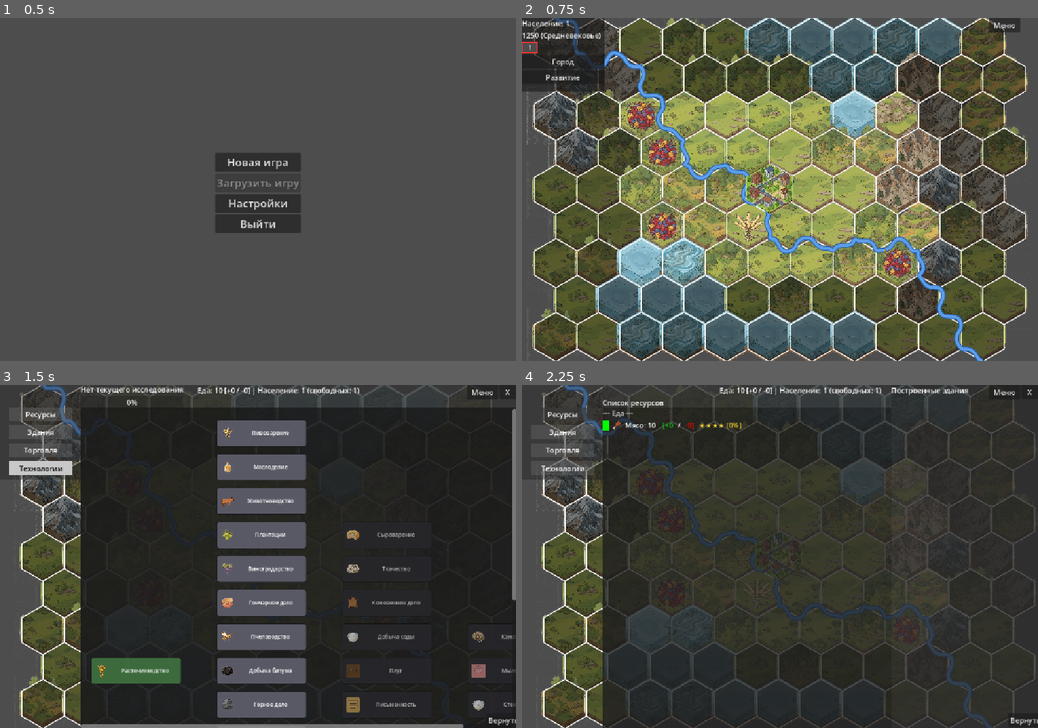
Above: before the commit, frames 1-4 (two rows, left to right).
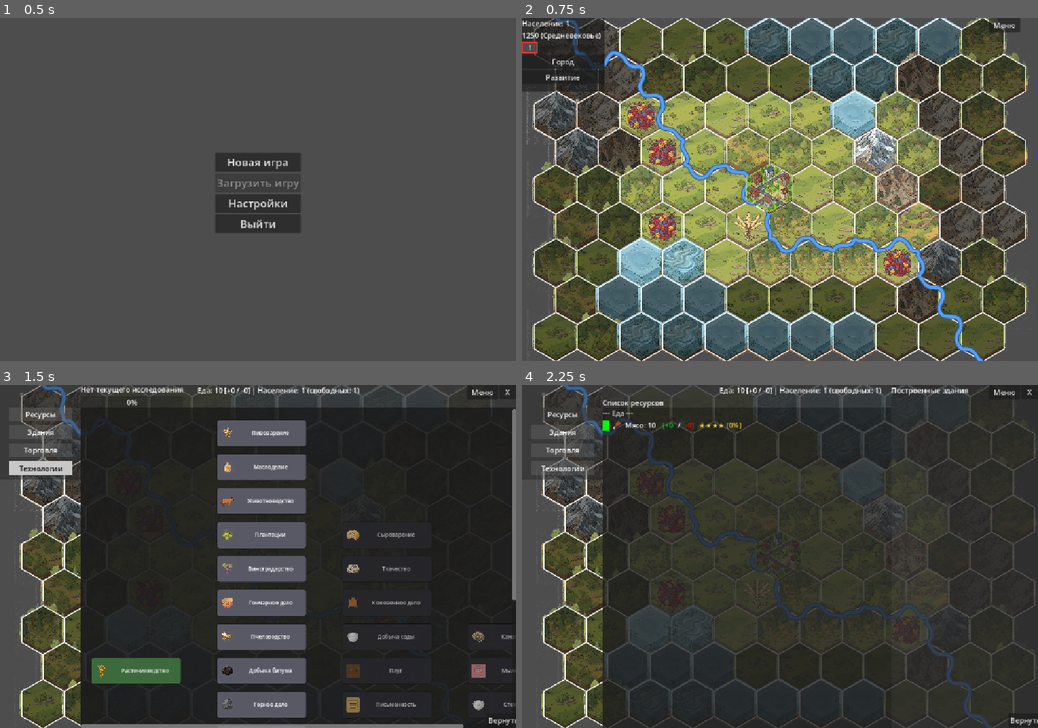
Above: after the commit, the same moments.

Repository: Night-Pryanik/The-City
Game: Godot game, scene res://scenes/main_menu.tscn
Same seed, same stepped clock (60 frames per second), same inputs: the game is played once before the commit and once after it.
Inputs (mouse positions are in pixels of both pictures, inside the frame that each line leads up to):
- Up to frame 1 (0.5 s): no input
- Up to frame 2 (0.75 s): click "Новая игра" at 0.5 s
- Up to frame 3 (1.5 s): click (10, 415) at 1.25 s
- Up to frame 4 (2.25 s): click "Ресурсы" at 2 s

Frame 1 is identical in both runs. In frame 2, 18% of the frame differs, in the area x 2-99%, y 0-100%; in frame 3, 1.7%; in frame 4, 1.8%.

Commit message:
Покров больше не будет оставаться неизменным на гексе при смене типа местности

Diff:
--- a/scripts/map_generator.gd
+++ b/scripts/map_generator.gd
@@ -122,6 +122,7 @@
                 if tile_data[row][col]["terrain"] == "lake":
                     continue
                 tile_data[row][col]["terrain"] = "lake"
+                tile_data[row][col]["cover"] = "none"
                 lake_tiles += 1
             if lake_tiles >= 3:
                 break
@@ -241,6 +242,7 @@
         var tile = tile_data[hex.row][hex.col]
         if tile.get("improvement", null) == null:
             tile["terrain"] = terrain_type
+            tile["cover"] = _roll_cover(terrain_type)
 
     print("Уникальный тип местности %s размещён: %d гексов" % [terrain_type, cluster.size()])
 
@@ -591,6 +593,7 @@
         if free_count.get(old_terrain, 0) <= donor_min:
             continue
         tile["terrain"] = terrain_id
+        tile["cover"] = _roll_cover(terrain_id)
         if free_count.has(old_terrain):
             free_count[old_terrain] = max(0, free_count[old_terrain] - 1)
         free_count[terrain_id] = free_count.get(terrain_id, 0) + 1
